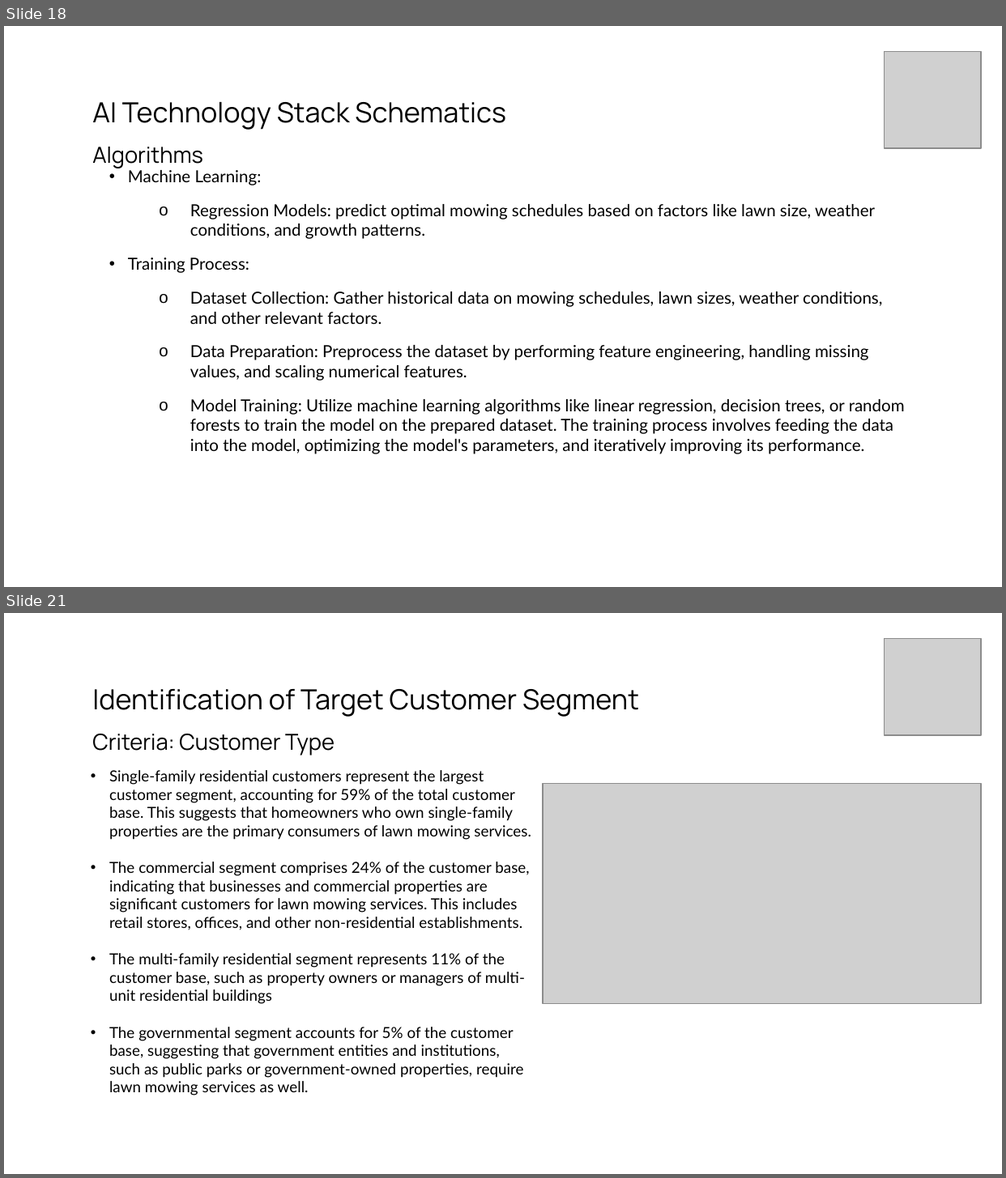
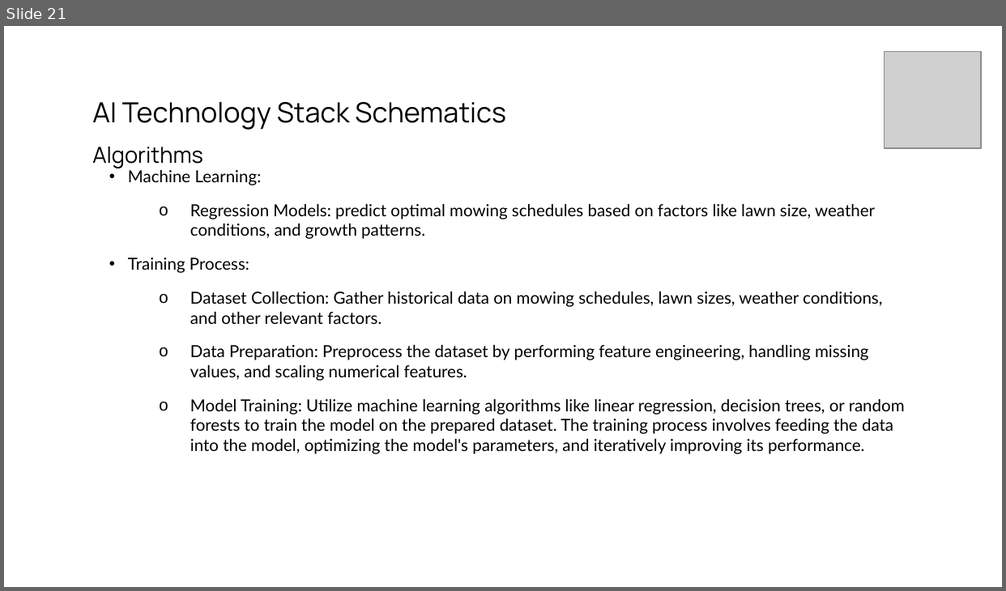
Before and after one commit to gasserahmed/VT-MIT, a slide deck: MGT5824-Tech-based Entrepreneurship/Assignments/Milestone #2 - Venture Solution Prototype & Social Affordances/gasser18-milestone2_prototype_and_social_affordances_slides.pptx. Shown one above the other, each under a label of ours: slides 18 and 21 before the commit, slide 21 after it; the slides between them are not shown. The pictures are 1006x1178 and 1006x591 pixels, drawn with LibreOffice and Linux fonts; fonts in the diff are those of the drawing; grey boxes stand for pictures. Boxes give left, top, right and bottom in pixels: in the first picture for what was removed or moved away, otherwise in the second. Text is boxed around its words. In the diff, an @@ line names an element or a change of style, - is before the commit and + after.

```diff
--- a/MGT5824-Tech-based Entrepreneurship/Assignments/Milestone #2 - Venture Solution Prototype & Social Affordances/gasser18-milestone2_prototype_and_social_affordances_slides.pptx
+++ b/MGT5824-Tech-based Entrepreneurship/Assignments/Milestone #2 - Venture Solution Prototype & Social Affordances/gasser18-milestone2_prototype_and_social_affordances_slides.pptx
@@ slide 21 removed at box(4, 613, 1002, 1174), background #FFFFFF @@
@@ picture removed at box(884, 639, 981, 736) @@
@@ title removed at box(92, 689, 639, 756) @@
-Identification of Target Customer Segment
-Criteria: Customer Type
@@ text removed at box(109, 770, 531, 1096) @@
-• Single-family residential customers represent the largest customer segment, accounting for 59% of the total customer base. This suggests that homeowners who own single-family properties are the primary consumers of lawn mowing services.
-• The commercial segment comprises 24% of the customer base, indicating that businesses and commercial properties are significant customers for lawn mowing services. This includes retail stores, offices, and other non-residential establishments.
-• The multi-family residential segment represents 11% of the customer base, such as property owners or managers of multi-unit residential buildings
-• The governmental segment accounts for 5% of the customer base, suggesting that government entities and institutions, such as public parks or government-owned properties, require lawn mowing services as well.
@@ picture removed at box(543, 784, 981, 1004) @@
@@ what was slide 18 is now slide 21 @@
```
Also in this commit, not shown: 3 slides changed, 4 slides added, 10 other slides removed, 4 other files.
